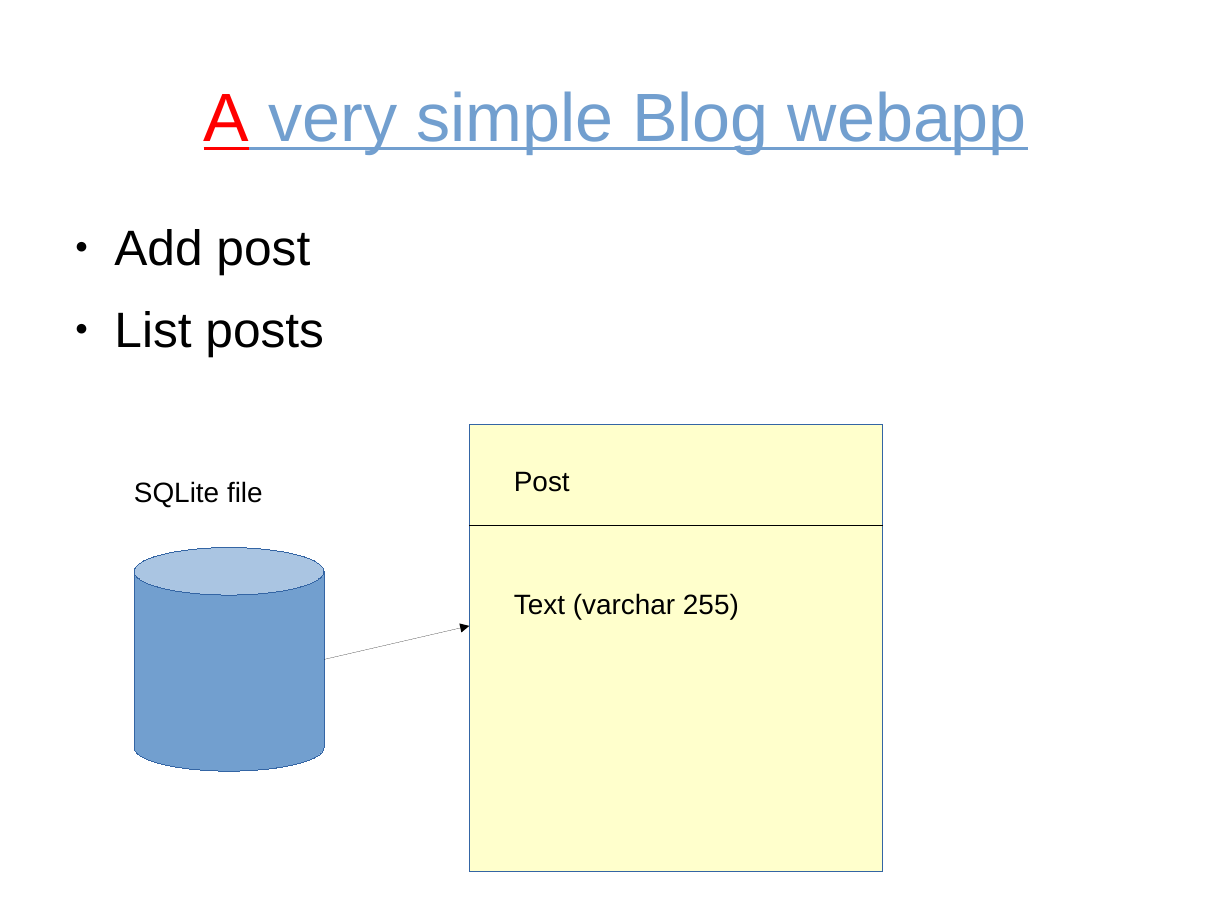
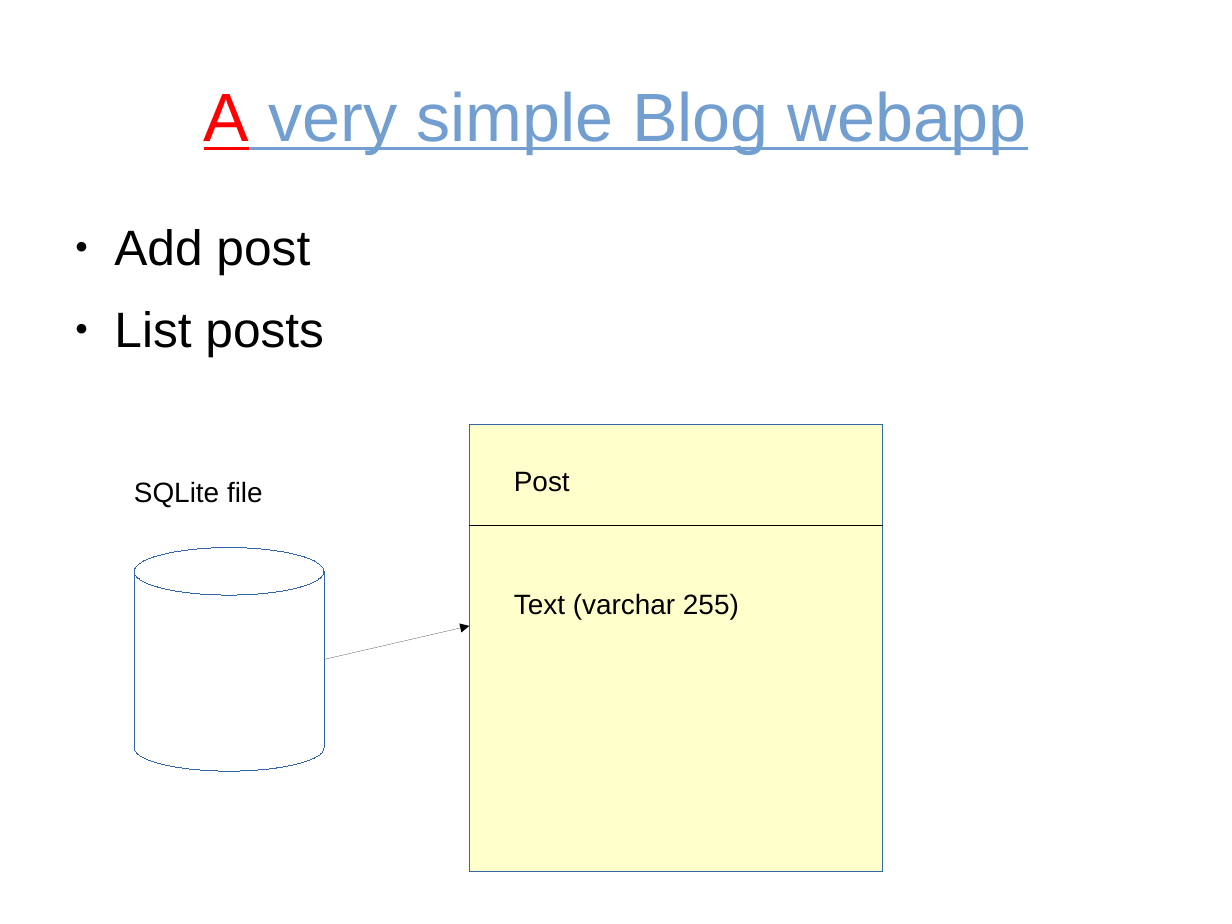
Before and after one commit to tautvilas/frameworks-lecture, a slide deck: slide 3 of doc/presentation.odp. Drawn at 1232x924 pixels with LibreOffice and Linux fonts; fonts in the diff are those of the drawing. Boxes give left, top, right and bottom in pixels: in the first picture for what was removed or moved away, otherwise in the second. Text is boxed around its words. In the diff, an @@ line names an element or a change of style, - is before the commit and + after.

```diff
--- a/doc/presentation.odp
+++ b/doc/presentation.odp
@@ cylinder at box(134, 548, 324, 771): fill #729FCF to none @@
```
Also in this commit, not shown: 4 other slides changed, 3 slides added, 2 slides removed, 3 other files.
